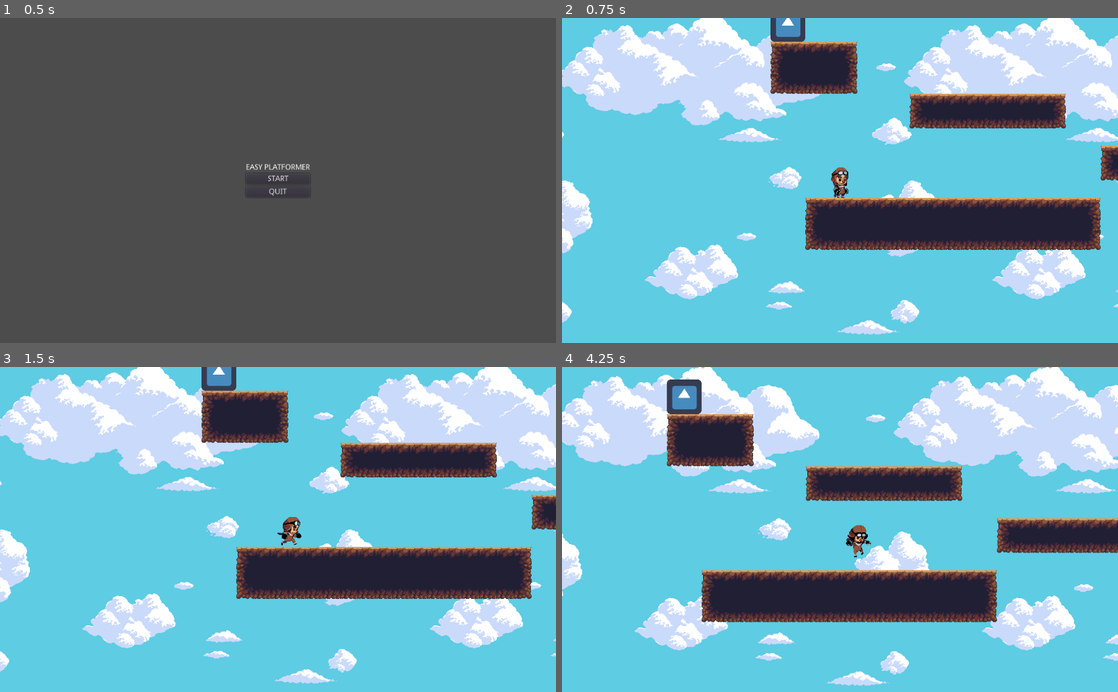
Above: before the commit, frames 1-4 (two rows, left to right).
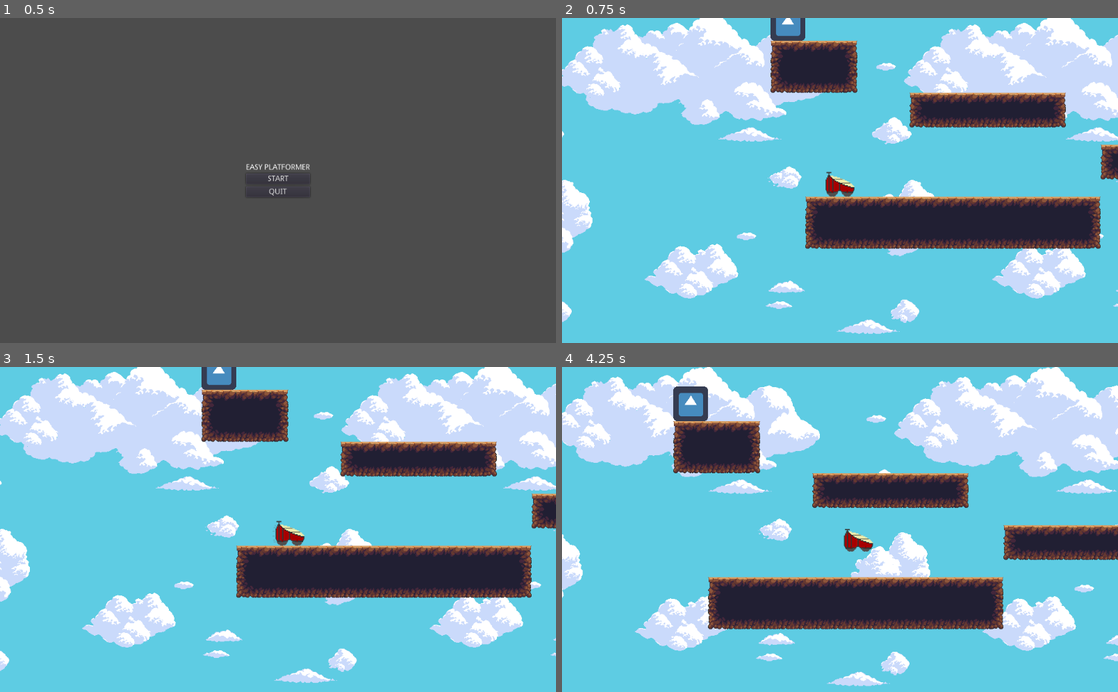
Above: after the commit, the same moments.

Repository: spielersun/bs-godot-games
Game: Godot game, scene res://StartMenu.tscn
Two runs of this game, one before a commit and one after it. Both use one fixed random seed, a clock stepped at 60 frames per second and the inputs below. The engine's default icon, where the game draws it, is replaced by a stand-in: a white triangle on a blue panel in a dark square.
Inputs:
- Up to frame 1 (0.5 s): no input
- Up to frame 2 (0.75 s): click "START" at 0.5 s
- Up to frame 3 (1.5 s): tap Enter at 1.25 s; hold Right (ui_right) from 1.28 s (still down)
- Up to frame 4 (4.25 s): tap Up (ui_up) at 1.52, 2.27, 3.77 s; release Right (ui_right) at 2.78 s; hold Left (ui_left) 2.78-3.53 s; hold Right (ui_right) from 3.53 s (still down)

Frame 1 is identical in both runs. In frame 2, 6.1% of the frame differs, in the area x 0-100%, y 0-98%; in frame 3, 6.1%; in frame 4, 16%, in the area x 0-100%, y 0-99%.

Commit message:
todd the reflector

Diff:
--- a/easy-platformer/player.tscn
+++ b/easy-platformer/player.tscn
@@ -1,16 +1,13 @@
-[gd_scene load_steps=14 format=2]
+[gd_scene load_steps=11 format=2]
 
 [ext_resource path="res://player.gd" type="Script" id=1]
-[ext_resource path="res://Sprites/Player/Idle0.png" type="Texture" id=2]
-[ext_resource path="res://Sprites/Player/Jump1.png" type="Texture" id=3]
-[ext_resource path="res://Sprites/Player/Jump3.png" type="Texture" id=4]
-[ext_resource path="res://Sprites/Player/Run0.png" type="Texture" id=5]
-[ext_resource path="res://Sprites/Player/Run1.png" type="Texture" id=6]
-[ext_resource path="res://Sprites/Player/Run2.png" type="Texture" id=7]
-[ext_resource path="res://Sprites/Player/Run3.png" type="Texture" id=8]
-[ext_resource path="res://Sprites/Player/Run4.png" type="Texture" id=9]
-[ext_resource path="res://Sprites/Player/Run7.png" type="Texture" id=10]
-[ext_resource path="res://Sprites/Tiles/Sky.png" type="Texture" id=11]
+[ext_resource path="res://Sprites/todd/idle_0.png" type="Texture" id=2]
+[ext_resource path="res://Sprites/todd/jump_1.png" type="Texture" id=3]
+[ext_resource path="res://Sprites/todd/jump_2.png" type="Texture" id=4]
+[ext_resource path="res://Sprites/todd/run_1.png" type="Texture" id=5]
+[ext_resource path="res://Sprites/todd/run_2.png" type="Texture" id=6]
+[ext_resource path="res://Sprites/todd/run_3.png" type="Texture" id=7]
+[ext_resource path="res://Sprites/Tiles/Sky.png" type="Texture" id=8]
 
 [sub_resource type="SpriteFrames" id=1]
 
@@ -23,24 +20,23 @@
 "frames": [ ExtResource( 3 ) ],
 "loop": true,
 "name": "jump",
-"speed": 10.0
+"speed": 5.0
 }, {
 "frames": [ ExtResource( 4 ) ],
 "loop": true,
 "name": "fall",
 "speed": 5.0
 }, {
-"frames": [ ExtResource( 5 ), ExtResource( 6 ), ExtResource( 7 ), ExtResource( 8 ), ExtResource( 9 ), ExtResource( 10 ) ],
+"frames": [ ExtResource( 5 ), ExtResource( 6 ), ExtResource( 7 ) ],
 "loop": true,
 "name": "run",
 "speed": 10.0
 } ]
 
-[sub_resource type="CapsuleShape2D" id=2]
+[sub_resource type="RectangleShape2D" id=2]
 
 custom_solver_bias = 0.0
-radius = 14.0
-height = 28.0
+extents = Vector2( 8.98937, 5.66215 )
 
 [node name="player" type="KinematicBody2D"]
 
@@ -50,9 +46,6 @@
 collision/safe_margin = 0.08
 script = ExtResource( 1 )
 _sections_unfolded = [ "Collision", "Pickable", "Transform", "collision" ]
-__meta__ = {
-"_edit_group_": true
-}
 
 [node name="Sprite" type="AnimatedSprite" parent="." index="0"]
 
@@ -61,12 +54,14 @@
 
 [node name="CollisionShape2D" type="CollisionShape2D" parent="." index="1"]
 
-position = Vector2( 0, 4 )
+position = Vector2( 0, 9 )
+scale = Vector2( 3, 4 )
 shape = SubResource( 2 )
 _sections_unfolded = [ "Transform" ]
 
 [node name="Camera2D" type="Camera2D" parent="." index="2"]
 
+position = Vector2( 0, 2 )
 anchor_mode = 1
 rotating = false
 current = true
@@ -93,7 +88,6 @@
 
 [node name="ParallaxBackground" type="ParallaxBackground" parent="." index="3"]
 
-editor/display_folded = true
 layer = -1
 offset = Vector2( 0, 0 )
 rotation = 0.0
Binary file added: easy-platformer/Sprites/todd/idle_0.png
Not shown, added: easy-platformer/Sprites/todd/idle_0.png.import
Binary file added: easy-platformer/Sprites/todd/jump_1.png
Not shown, added: easy-platformer/Sprites/todd/jump_1.png.import
Binary file added: easy-platformer/Sprites/todd/jump_2.png
Not shown, added: easy-platformer/Sprites/todd/jump_2.png.import
Binary file added: easy-platformer/Sprites/todd/run_1.png
Not shown, added: easy-platformer/Sprites/todd/run_1.png.import
Binary file added: easy-platformer/Sprites/todd/run_2.png
Not shown, added: easy-platformer/Sprites/todd/run_2.png.import
Binary file added: easy-platformer/Sprites/todd/run_3.png
Not shown, added: easy-platformer/Sprites/todd/run_3.png.import
(and 1 more such lines)
